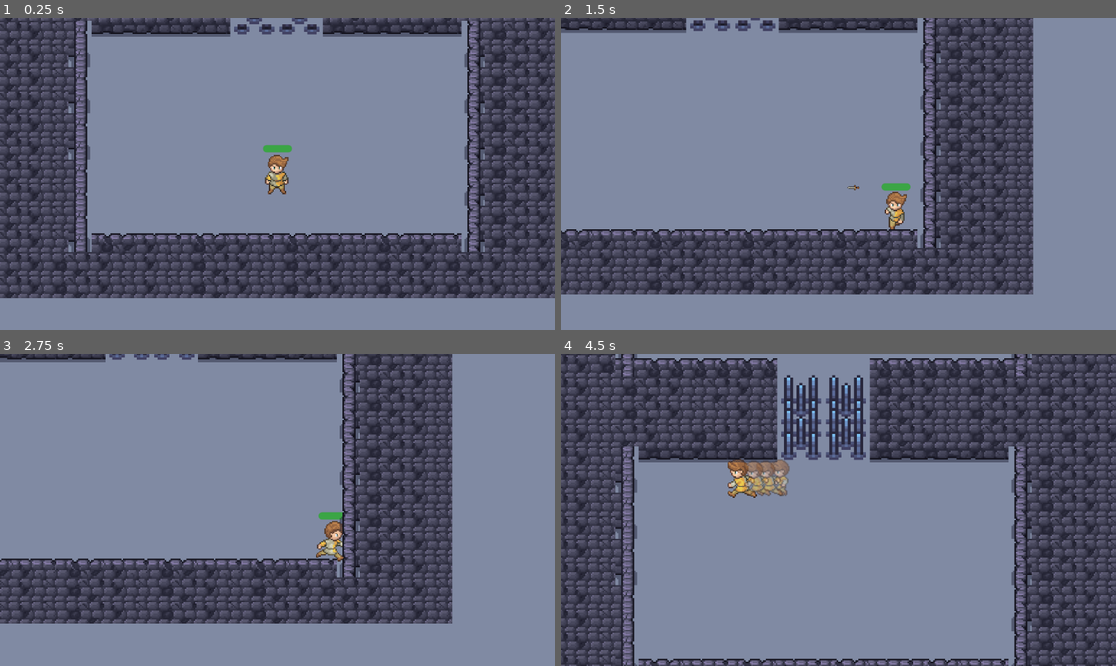
Above: before the commit, frames 1-4 (two rows, left to right).
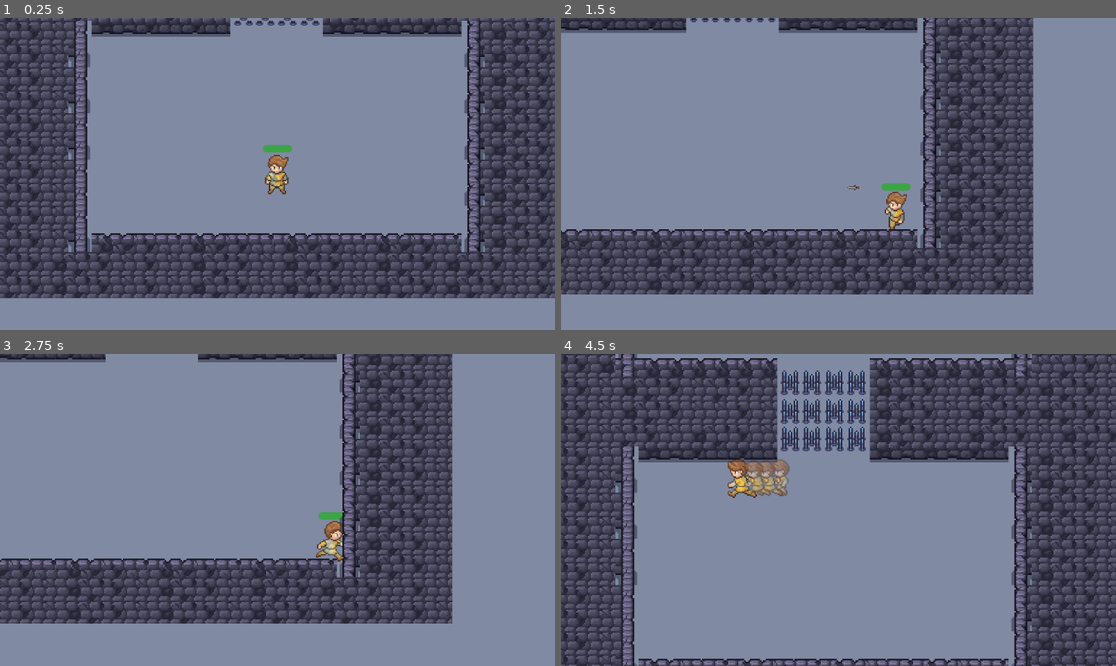
Above: after the commit, the same moments.

Repository: gustavorsaul/TopDown_GameProject
Game: Godot game, scene res://00_main/Main.tscn
Same seed, same stepped clock (60 frames per second), same inputs: the game is played once before the commit and once after it. Before the commit the project starts from res://01_tutorial/Tutorial.tscn.
Inputs (mouse positions are in pixels of both pictures, inside the frame that each line leads up to):
- Up to frame 1 (0.25 s): no input
- Up to frame 2 (1.5 s): tap Enter (ui_accept) at 0.5, 0.6, 0.77, 1.07 s; move the mouse to (960, 158) at 0.52 s; hold D (right) 0.53-1.28 s; move the mouse to (727, 189) at 1.27 s; hold S (down) from 1.28 s (still down); click (727, 189) at 1.35 s
- Up to frame 3 (2.75 s): tap Enter (ui_accept) at 1.52, 1.55, 1.82, 2.3 s; move the mouse to (333, 441) at 2.02 s; release S (down) at 2.03 s; hold D (right) from 2.03 s (still down); tap Shift (shift) at 2.1 s
- Up to frame 4 (4.5 s): move the mouse to (810, 572) at 2.77 s; release D (right) at 2.78 s; hold W (up) 2.78-3.53 s; tap Enter (ui_accept) at 2.85, 3.02, 3.32, 3.77, 3.8, 4.07 s; move the mouse to (1005, 556) at 3.52 s; hold A (left) from 3.53 s (still down); click (1005, 556) at 3.6 s; tap Escape (ui_cancel) at 4.15 s; move the mouse to (672, 463) at 4.27 s; tap Shift (shift) at 4.35 s

The runs differ from the first frame. In frame 1, 0.5% of the frame differs, in the area x 42-58%, y 0-6%; in frame 2, 0.4%; in frame 3, 0.2%; in frame 4, 3.1%, in the area x 39-55%, y 5-35%.

Commit message:
correcao da trap e main funcionando

Diff:
--- a/00_main/Main.gd
+++ b/00_main/Main.gd
@@ -11,14 +11,8 @@
 		print("Tutorial carregado automaticamente: ", current_scene.name)
 
 func _physics_process(delta: float) -> void:
-	if player == null: # quando trocar de cena
-		player = current_scene.get_node_or_null("MainPlayer")
-
-	# Controles para mudar de cena
-	if Input.is_action_just_pressed("ui_accept"):  # Enter
-		call_deferred("go_to_scene", "res://01_tutorial/Tutorial.tscn")
-	elif Input.is_action_just_pressed("ui_cancel"):  # Escape
-		call_deferred("go_to_scene", "res://02_home/Home.tscn")
+	if player == null and current_scene != null: # quando trocar de cena
+		player = current_scene.get_node("MainPlayer")
 
 func go_to_scene(path :String):
 	print("Going to Scene:" + path)
--- a/01_tutorial/Tutorial.tscn
+++ b/01_tutorial/Tutorial.tscn
@@ -956,9 +956,56 @@
 }
 speed_scale = 1.3
 
-[node name="Trap" parent="." instance=ExtResource("7_r2yp7")]
-show_behind_parent = true
-position = Vector2(-61, 475)
-scale = Vector2(1.2, 1.2)
-
 [node name="Node2D" type="Node2D" parent="."]
+
+[node name="Traps" type="Node2D" parent="."]
+show_behind_parent = true
+position = Vector2(-63, 456)
+
+[node name="Trap" parent="Traps" instance=ExtResource("7_r2yp7")]
+show_behind_parent = true
+position = Vector2(4, 90)
+
+[node name="Trap2" parent="Traps" instance=ExtResource("7_r2yp7")]
+show_behind_parent = true
+position = Vector2(34, 90)
+
+[node name="Trap3" parent="Traps" instance=ExtResource("7_r2yp7")]
+show_behind_parent = true
+position = Vector2(65, 90)
+
+[node name="Trap4" parent="Traps" instance=ExtResource("7_r2yp7")]
+show_behind_parent = true
+position = Vector2(96, 90)
+
+[node name="Trap5" parent="Traps" instance=ExtResource("7_r2yp7")]
+show_behind_parent = true
+position = Vector2(4, 52)
+
+[node name="Trap6" parent="Traps" instance=ExtResource("7_r2yp7")]
+show_behind_parent = true
+position = Vector2(34, 52)
+
+[node name="Trap7" parent="Traps" instance=ExtResource("7_r2yp7")]
+show_behind_parent = true
+position = Vector2(65, 52)
+
+[node name="Trap8" parent="Traps" instance=ExtResource("7_r2yp7")]
+show_behind_parent = true
+position = Vector2(96, 52)
+
+[node name="Trap9" parent="Traps" instance=ExtResource("7_r2yp7")]
+show_behind_parent = true
+position = Vector2(4, 12)
+
+[node name="Trap10" parent="Traps" instance=ExtResource("7_r2yp7")]
+show_behind_parent = true
+position = Vector2(34, 12)
+
+[node name="Trap11" parent="Traps" instance=ExtResource("7_r2yp7")]
+show_behind_parent = true
+position = Vector2(65, 12)
+
+[node name="Trap12" parent="Traps" instance=ExtResource("7_r2yp7")]
+show_behind_parent = true
+position = Vector2(96, 12)
--- a/Trap.gd
+++ b/Trap.gd
@@ -6,13 +6,7 @@
 
 var active: bool = false
 
-@onready var sprites := [
-	$AnimatedSprite2D,
-	$AnimatedSprite2D2,
-	$AnimatedSprite2D3,
-	$AnimatedSprite2D4
-]
-
+@onready var sprite := $AnimatedSprite2D
 @onready var area := $Area2D
 
 
@@ -20,11 +14,10 @@
 	# Conecta o sinal de colisão
 	area.body_entered.connect(_on_body_entered)
 
-	# Garante que todas as animações começam sincronizadas
-	for s in sprites:
-		s.play("one")
-		s.frame = 0
-		s.frame_progress = 0
+	# Garante que a animação começa sincronizada
+	sprite.play("one")
+	sprite.frame = 0
+	sprite.frame_progress = 0
 
 	# Inicia o ciclo contínuo de "abrir e fechar"
 	start_cycle()
@@ -39,16 +32,14 @@
 	while true:
 		# Fase inativa
 		active = false
-		for s in sprites:
-			s.play("one")
-			s.frame = 0
+		sprite.play("one")
+		sprite.frame = 0
 		await get_tree().create_timer(inactive_time).timeout
 
 		# Fase ativa
 		active = true
-		for s in sprites:
-			s.play("one")
-			s.frame = 2   # ajuste conforme o frame "letal" da animação
+		sprite.play("one")
+		sprite.frame = 2   # ajuste conforme o frame "letal" da animação
 
 		# Verifica se há player em cima da trap quando ela se ativa
 		_check_for_player_on_trap()
--- a/Trap.tscn
+++ b/Trap.tscn
@@ -40,45 +40,21 @@
 }]
 
 [sub_resource type="RectangleShape2D" id="RectangleShape2D_hr60m"]
-size = Vector2(101.875, 84)
+size = Vector2(25.9375, 30)
 
 [node name="Node2D" type="Node2D"]
 script = ExtResource("1_sv138")
 
 [node name="AnimatedSprite2D" type="AnimatedSprite2D" parent="."]
 texture_filter = 1
-position = Vector2(25, 32)
-scale = Vector2(3.556, 3)
+position = Vector2(13, 20)
+scale = Vector2(2, 1.688)
 sprite_frames = SubResource("SpriteFrames_j3qia")
 animation = &"one"
 frame_progress = 0.349862
 
-[node name="AnimatedSprite2D2" type="AnimatedSprite2D" parent="."]
-texture_filter = 1
-position = Vector2(77, 32)
-scale = Vector2(3.556, 3)
-sprite_frames = SubResource("SpriteFrames_j3qia")
-animation = &"one"
-frame_progress = 0.201352
-
-[node name="AnimatedSprite2D3" type="AnimatedSprite2D" parent="."]
-texture_filter = 1
-position = Vector2(25, 70)
-scale = Vector2(3.556, 3)
-sprite_frames = SubResource("SpriteFrames_j3qia")
-animation = &"one"
-frame_progress = 0.818256
-
-[node name="AnimatedSprite2D4" type="AnimatedSprite2D" parent="."]
-texture_filter = 1
-position = Vector2(77, 70)
-scale = Vector2(3.556, 3)
-sprite_frames = SubResource("SpriteFrames_j3qia")
-animation = &"one"
-frame_progress = 0.818256
-
 [node name="Area2D" type="Area2D" parent="."]
 
 [node name="CollisionShape2D" type="CollisionShape2D" parent="Area2D"]
-position = Vector2(51.0625, 59)
+position = Vector2(13.0313, 22)
 shape = SubResource("RectangleShape2D_hr60m")
--- a/project.godot
+++ b/project.godot
@@ -11,7 +11,7 @@
 [application]
 
 config/name="ProjetoJogo"
-run/main_scene="uid://dp2lpufyjlyyl"
+run/main_scene="uid://tsfb1nbq2iv5"
 config/features=PackedStringArray("4.4", "Mobile")
 
 [file_customization]
Not shown, changed: anotacoes.txt
